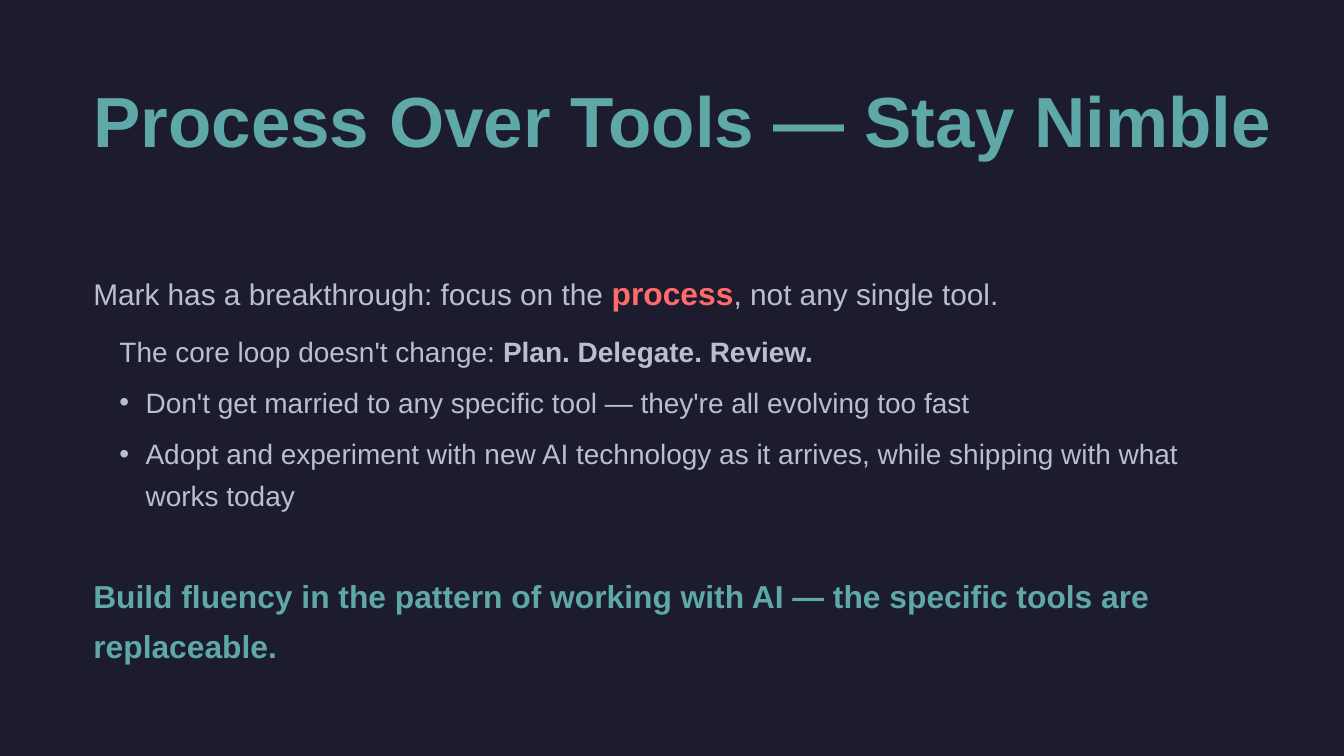
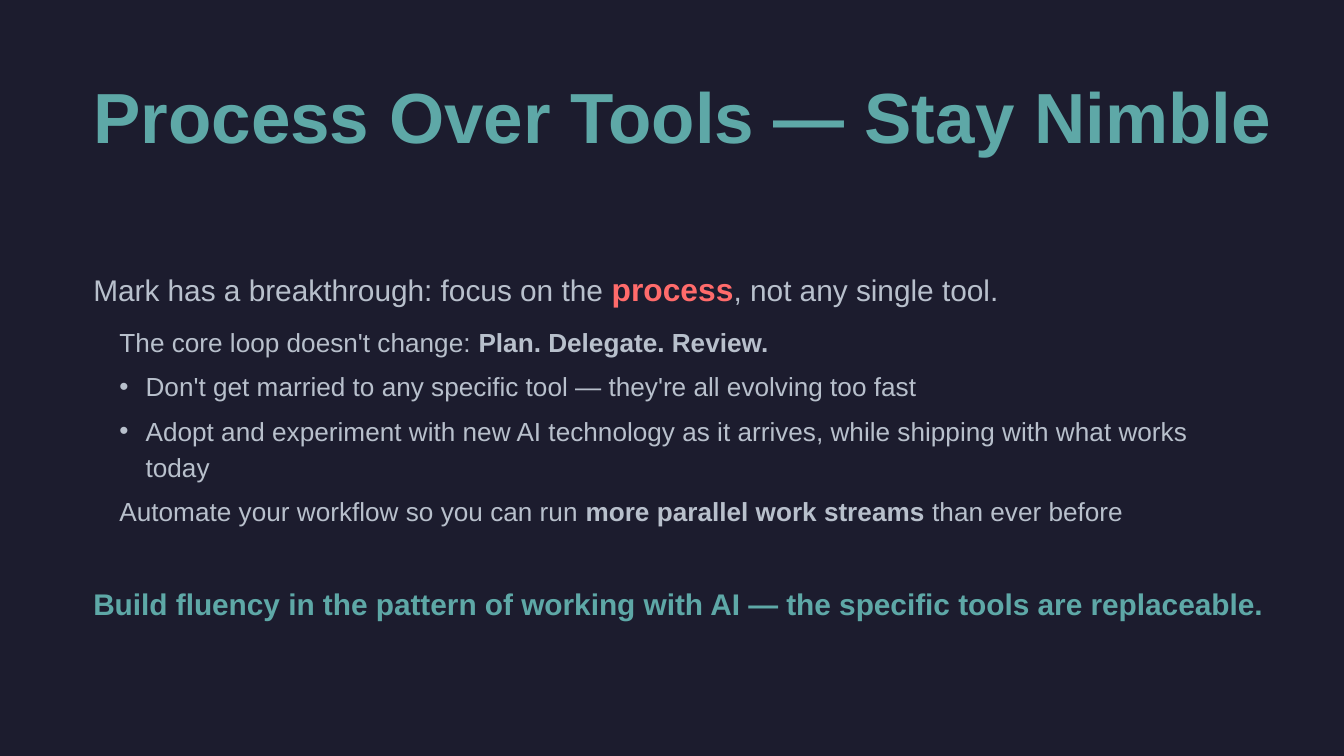
Before and after one commit to cirvine-MSFT/editless, a slide deck: slide 9 of docs/presentations/marks-journey-long.pptx. Drawn at 1344x756 pixels with LibreOffice and Linux fonts; fonts in the diff are those of the drawing. Boxes give left, top, right and bottom in pixels: in the first picture for what was removed or moved away, otherwise in the second. Text is boxed around its words. In the diff, an @@ line names an element or a change of style, - is before the commit and + after.

```diff
--- a/docs/presentations/marks-journey-long.pptx
+++ b/docs/presentations/marks-journey-long.pptx
@@ text "Process Over Tools — Stay ...": place and size @@
-text "Process Over Tools — Stay ..." at [93,95,1270,160]
+text "Process Over Tools — Stay ..." at [93,91,1270,156]
@@ text "Mark has a breakthrough: focus ...": place and size @@
-text "Mark has a breakthrough: focus ..." at [93,283,998,311]
+text "Mark has a breakthrough: focus ..." at [93,279,998,306]
@@ text at [119,333,1187,483]: size 15 to 14 pt in "The core loop doesn't change: Plan. Delegate. ...", "Don't get married to any specific tool ...", "Adopt and experiment with new AI technology ..."; line spacing 22.5pt to 19.6pt; less space between paragraphs @@
@@ text at [119,502,1123,527]: paragraph added @@
+• Automate your workflow so you can run more parallel work streams than ever before
@@ text "Build fluency in the pattern ...": place and size @@
-text "Build fluency in the pattern ..." at [93,585,1149,664]
+text "Build fluency in the pattern ..." at [93,593,1263,620]
@@ text "Build fluency in the pattern ..." at [93,593,1263,620]: size 17 to 16 pt; line spacing 27.2pt to 25.6pt @@
```
Also in this commit, not shown: 1 slide added, 1 slide removed, 5 other files.
